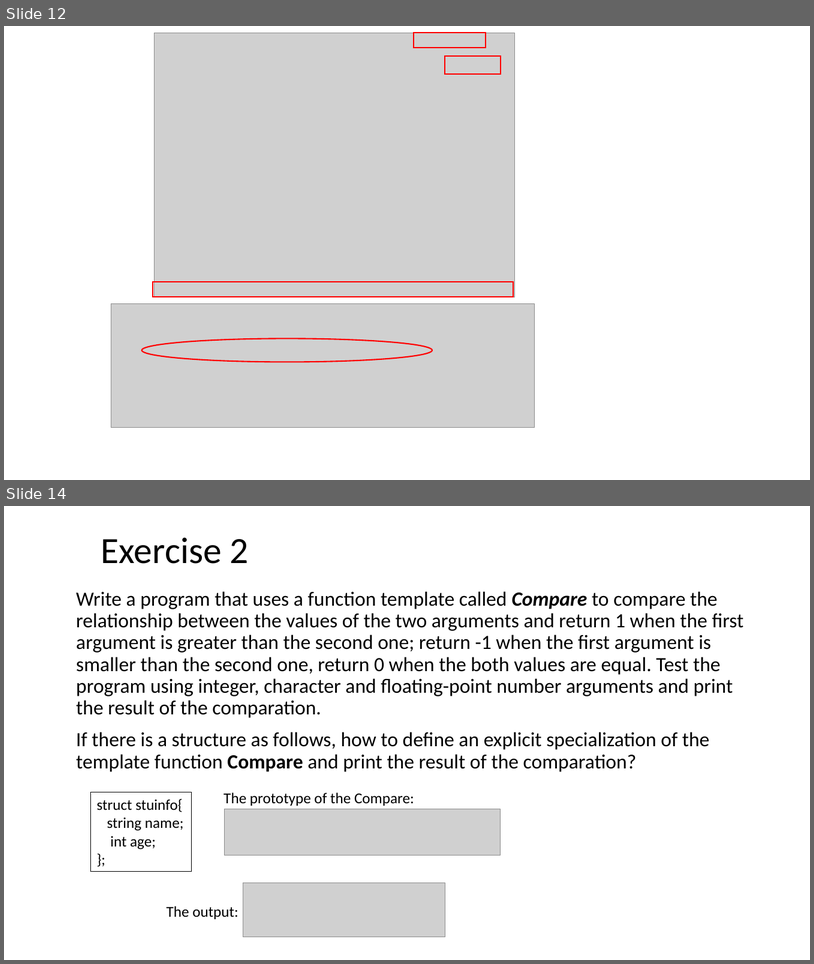
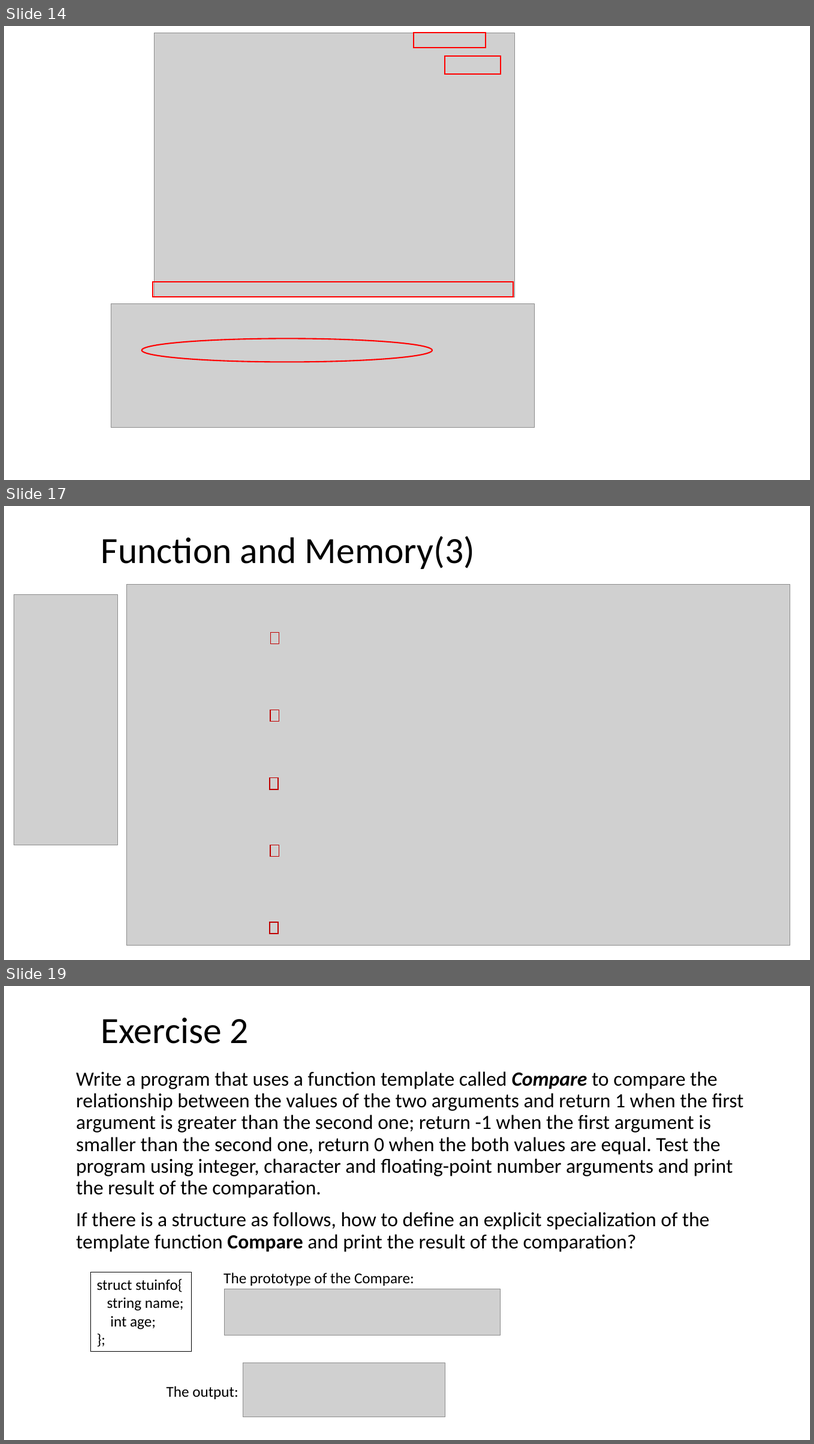
Before and after one commit to ShiqiYu/CPP, a slide deck: week07/Lab07.pptx. Shown one above the other, each under a label of ours: slides 12 and 14 before the commit, slides 14, 17 and 19 after it; the slides between them are not shown. The pictures are 814x964 and 814x1444 pixels, drawn with LibreOffice and Linux fonts; fonts in the diff are those of the drawing; grey boxes stand for pictures; background and template pictures are left out. Boxes give left, top, right and bottom in pixels: in the first picture for what was removed or moved away, otherwise in the second. Text is boxed around its words. In the diff, an @@ line names an element or a change of style, - is before the commit and + after.

```diff
--- a/week07/Lab07.pptx
+++ b/week07/Lab07.pptx
@@ slide 17 added at [4,506,810,960], background #FFFFFF @@
@@ title added at [101,536,475,569], 44 pt, text #000000 @@
+Function and Memory(3)
@@ picture added at [14,594,118,845] @@
@@ picture added at [127,585,791,945] @@
@@ rectangle added at [271,633,279,644], outline #C00000 1 pt @@
@@ rectangle added at [271,710,279,721], outline #C00000 1 pt @@
@@ rectangle added at [270,778,278,789], outline #C00000 1 pt @@
@@ rectangle added at [271,845,279,856], outline #C00000 1 pt @@
@@ rectangle added at [270,922,278,934], outline #C00000 1 pt @@
@@ what was slide 12 is now slide 14 @@
@@ what was slide 14 is now slide 19 @@
```
Also in this commit, not shown: 3 slides changed, 4 other slides added, 3 other files.
